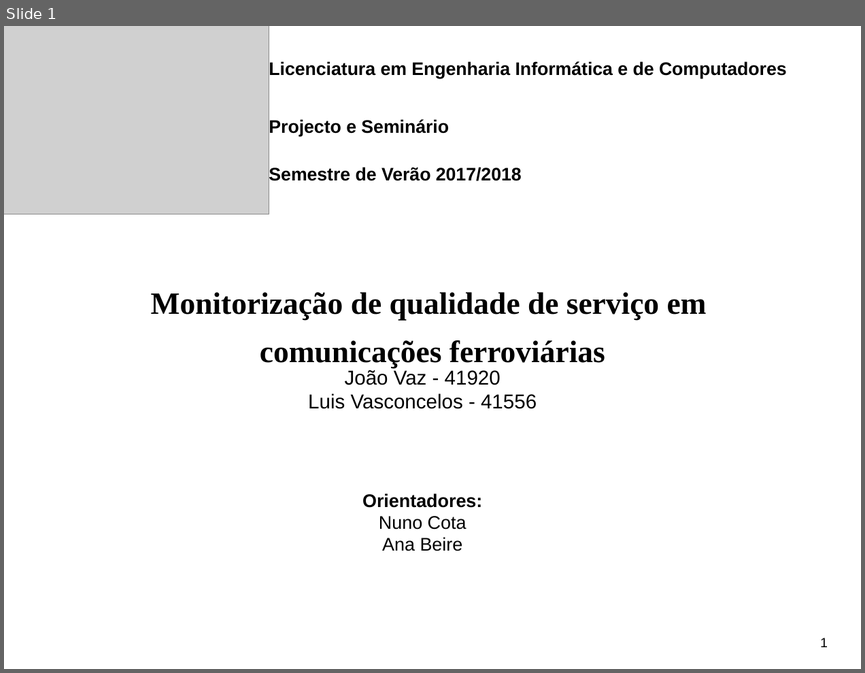
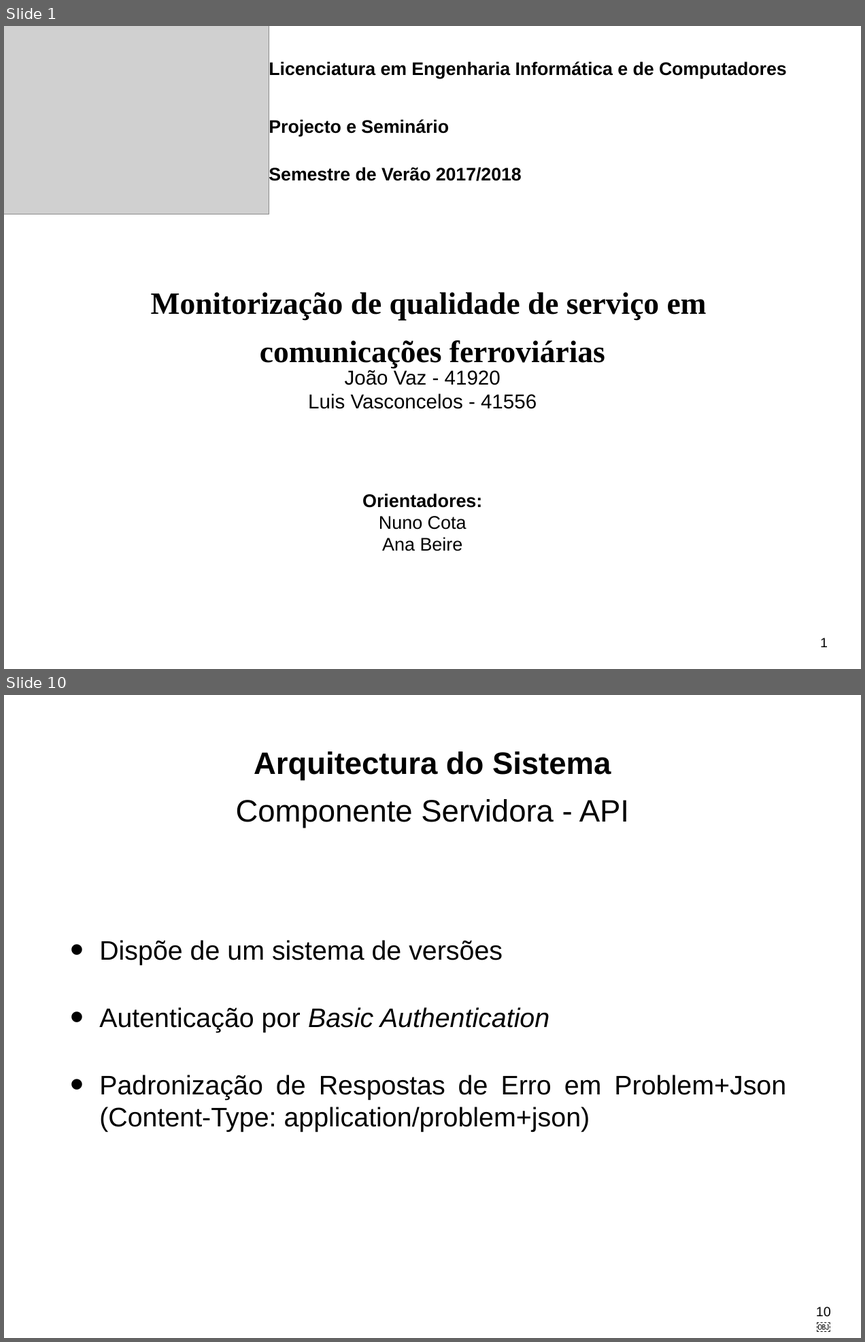
Before and after one commit to LikaV1996/ProjectoFinaldeCurso, a slide deck: AppFinalDeProjecto.pptx. Shown one above the other, each under a label of ours: slide 1 before the commit, slides 1 and 10 after it; the slides between them are not shown. The pictures are 865x673 and 865x1342 pixels, drawn with LibreOffice and Linux fonts; fonts in the diff are those of the drawing; grey boxes stand for pictures. Boxes give left, top, right and bottom in pixels: in the first picture for what was removed or moved away, otherwise in the second. Text is boxed around its words. In the diff, an @@ line names an element or a change of style, - is before the commit and + after.

```diff
--- a/AppFinalDeProjecto.pptx
+++ b/AppFinalDeProjecto.pptx
@@ slide 10 added at (4, 695, 861, 1338), background #FFFFFF @@
@@ title added at (236, 751, 629, 828), 37 pt, text #000000 @@
+Arquitectura do Sistema
+Componente Servidora - API
@@ text added at (99, 940, 786, 1132), 32 pt, text #000000 @@
+• Dispõe de um sistema de versões
+• Autenticação por Basic Authentication
+• Padronização de Respostas de Erro em Problem+Json (Content-Type: application/problem+json)
@@ page number added at (816, 1306, 831, 1317), 16 pt, text #000000 @@
+10￼
```
Also in this commit, not shown: 7 slides changed, 8 other slides added, 4 slides removed, 4 other files.
